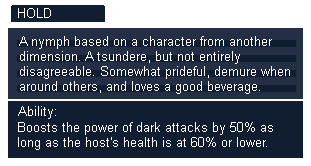
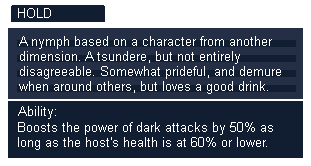
Revision of a layered 311x166 image; what changed, layer by layer:
painted on "A nymph based on a character f..." over 19, 66, 290, 94
